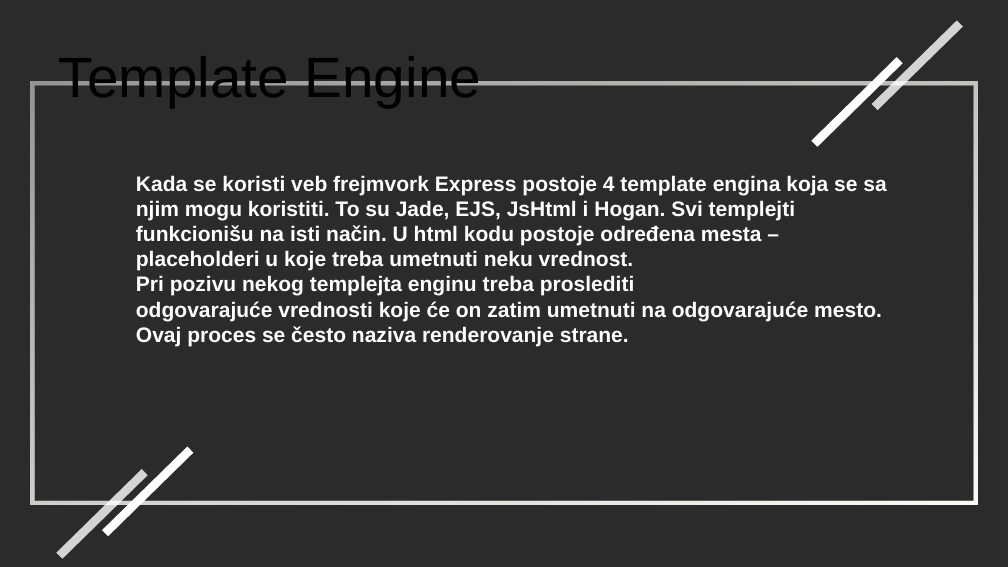
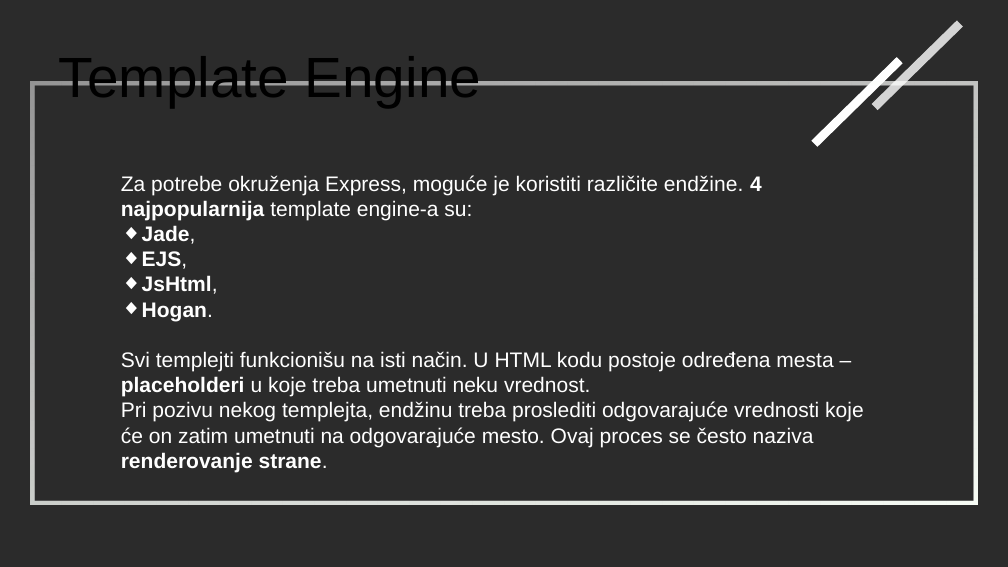
Before and after one commit to stefoverflow/NaperdnoSoftverskoInzenjerstvo, a slide deck: slide 38 of prezentacija.odp (slide 35 before the commit). Drawn at 1008x567 pixels with LibreOffice and Linux fonts; fonts in the diff are those of the drawing; background and template pictures are left out; a plain dark background stands for a picture behind light text. Boxes give left, top, right and bottom in pixels: in the first picture for what was removed or moved away, otherwise in the second. Text is boxed around its words. In the diff, an @@ line names an element or a change of style, - is before the commit and + after.

```diff
--- a/prezentacija.odp
+++ b/prezentacija.odp
@@ text "Za potrebe okruženja Express, moguće ...": place and size @@
-text "Za potrebe okruženja Express, moguće ..." at bbox=[136, 175, 886, 346]
+text "Za potrebe okruženja Express, moguće ..." at bbox=[121, 175, 864, 472]
@@ text at bbox=[121, 175, 833, 372]: text changed; bold off @@
-Kada se koristi veb frejmvork Express postoje 4 template engina koja se sa njim mogu koristiti. To su Jade, EJS, JsHtml i Hogan. Svi templejti funkcionišu na isti način. U html kodu postoje određena mesta –
+Za potrebe okruženja Express, moguće je koristiti različite endžine. 4 najpopularnija template engine-a su:
+◆ Jade,
+◆ EJS,
+◆ JsHtml,
+◆ Hogan.
+Svi templejti funkcionišu na isti način. U HTML kodu postoje određena mesta –
@@ text at bbox=[121, 376, 590, 397]: bold off in "u koje treba umetnuti neku vrednost." @@
@@ text at bbox=[121, 401, 864, 472]: text changed; bold off @@
-Pri pozivu nekog templejta enginu treba proslediti
-odgovarajuće vrednosti koje će on zatim umetnuti na odgovarajuće mesto. Ovaj proces se često naziva renderovanje strane.
+Pri pozivu nekog templejta, endžinu treba proslediti odgovarajuće vrednosti koje će on zatim umetnuti na odgovarajuće mesto. Ovaj proces se često naziva renderovanje strane.
@@ rectangle removed at bbox=[102, 447, 193, 536] @@
@@ rectangle removed at bbox=[56, 469, 147, 559] @@
```
Also in this commit, not shown: 29 other slides changed, 13 slides added, 54 slides removed.
